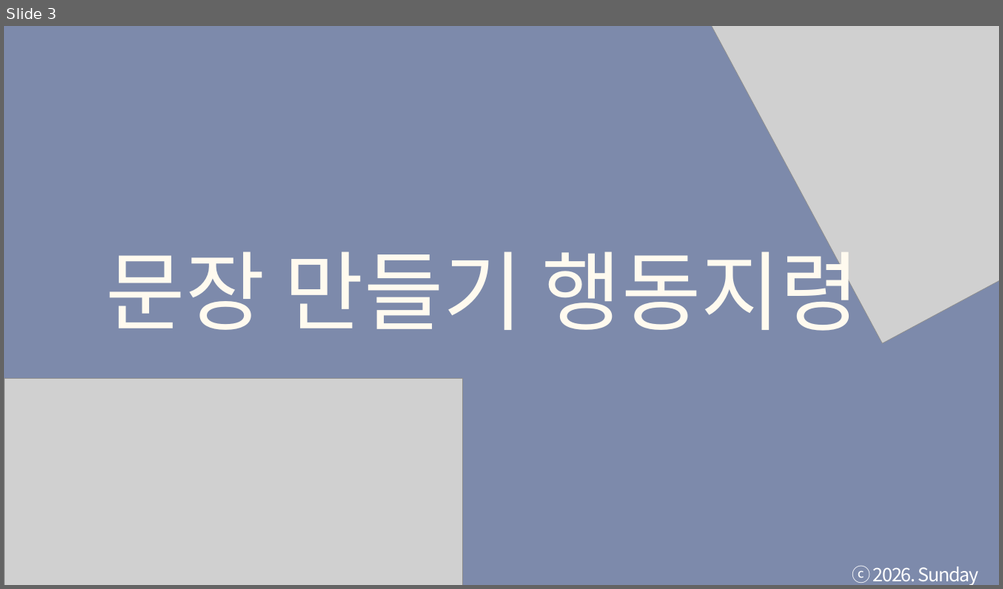
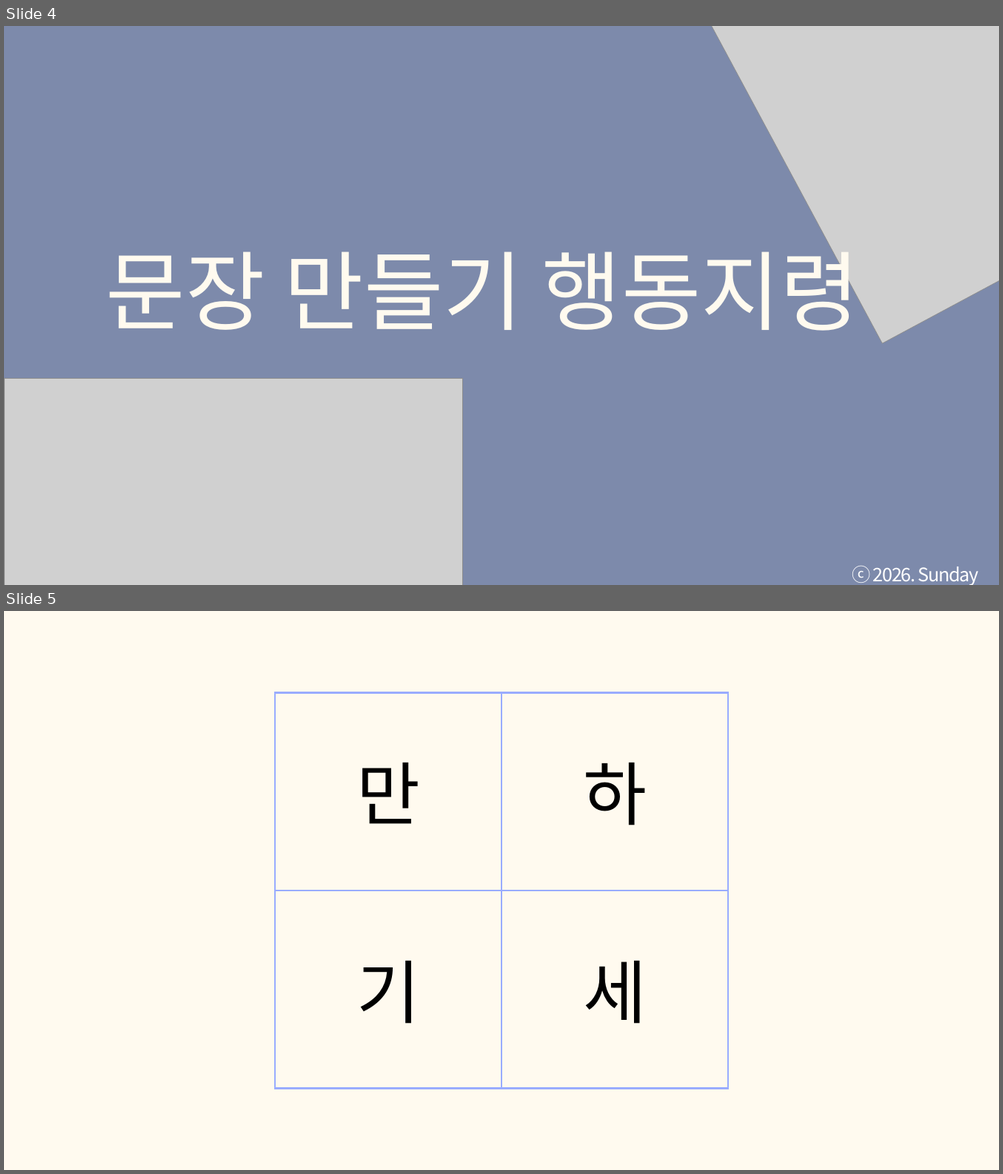
Before and after one commit to tkdgns25300/sunday_play, a slide deck: public/downloads/games/action-command/rules.pptx. Shown one above the other, each under a label of ours: slide 3 before the commit, slides 4 and 5 after it. The pictures are 1003x589 and 1003x1174 pixels, drawn with LibreOffice and Linux fonts; fonts in the diff are those of the drawing; grey boxes stand for pictures. Boxes give left, top, right and bottom in pixels: in the first picture for what was removed or moved away, otherwise in the second. Text is boxed around its words. In the diff, an @@ line names an element or a change of style, - is before the commit and + after.

```diff
--- a/public/downloads/games/action-command/rules.pptx
+++ b/public/downloads/games/action-command/rules.pptx
@@ slide 5 added at box(4, 611, 999, 1170), background #FFFAEF @@
@@ table added at box(275, 692, 728, 1089), 2 rows, 2 columns @@
+만 | 하
+기 | 세
@@ what was slide 3 is now slide 4 @@
```
Also in this commit, not shown: 1 slide changed, 20 other slides added, 2 other files.
